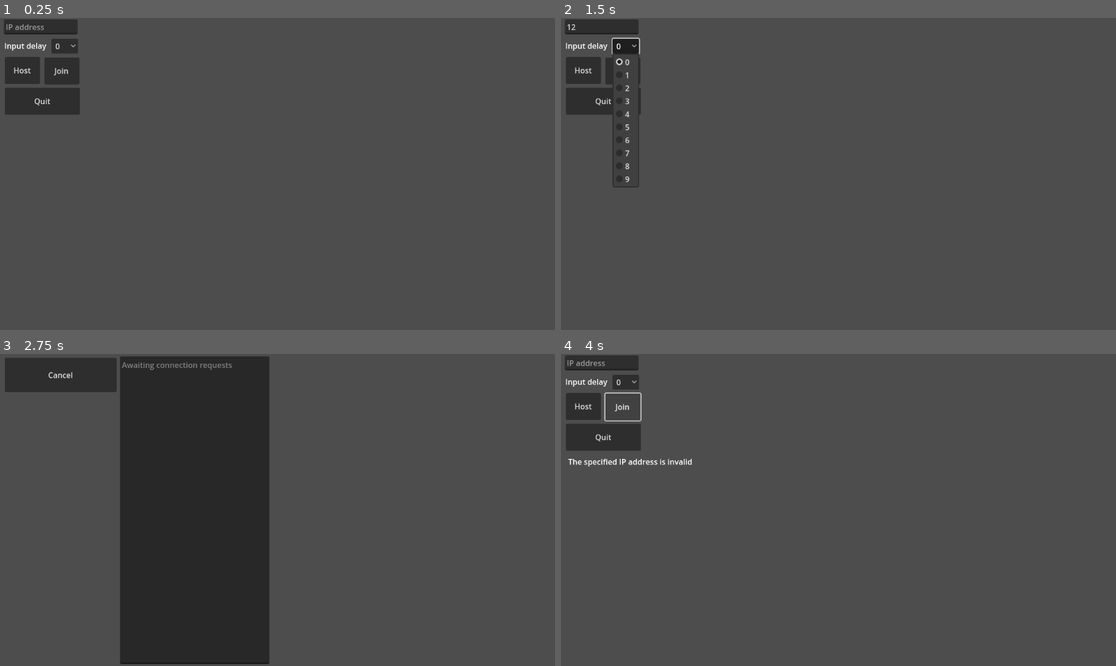
Above: before the commit, frames 1-4 (two rows, left to right).
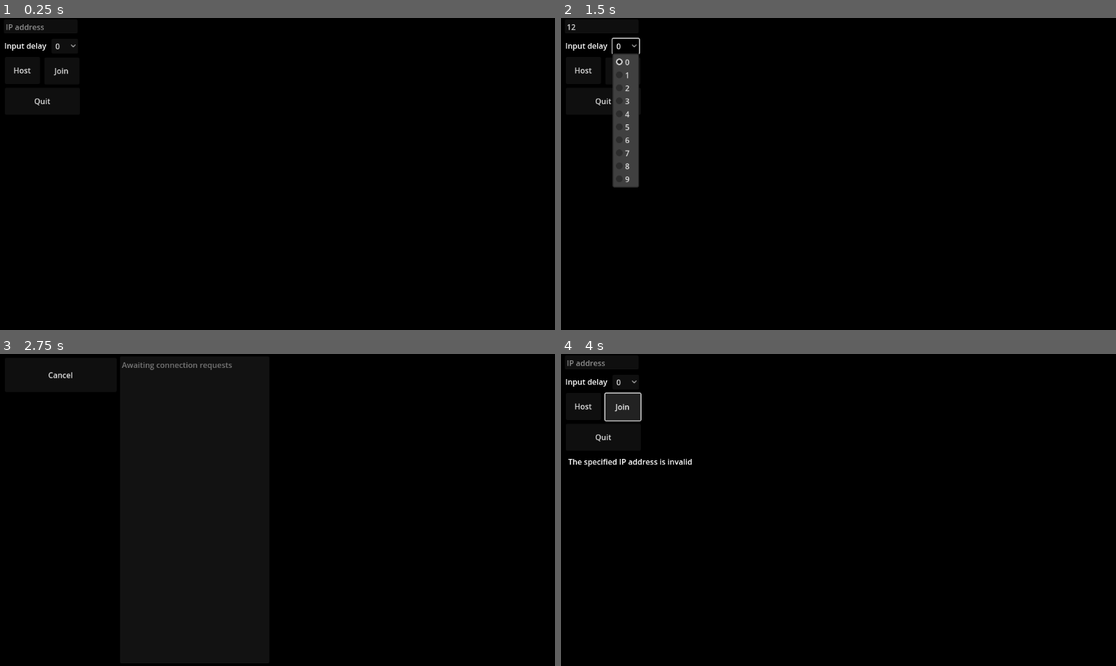
Above: after the commit, the same moments.

Repository: Stormvind/PeerToPeerPong
Game: Godot game, scene res://start_menu.tscn
Same seed, same stepped clock (60 frames per second), same inputs: the game is played once before the commit and once after it.
Inputs (mouse positions are in pixels of both pictures, inside the frame that each line leads up to):
- Up to frame 1 (0.25 s): no input
- Up to frame 2 (1.5 s): click (599, 27) at 0.52 s; type "12" at 0.6 s; click "0" at 1.25 s
- Up to frame 3 (2.75 s): click "Host" at 2 s
- Up to frame 4 (4 s): click "Cancel" at 2.75 s; click "Join" at 3.5 s

The runs differ from the first frame. In frame 1, 100% of the frame differs, in the area x 0-100%, y 0-100%; in frame 2, 98%; in frame 3, 74%; in frame 4, 100%.

Commit message:
Fixed the error that occurred when the two computers had different input delays. However, desynchs still occur (one moves more than the other)

Diff:
--- a/pong.gd
+++ b/pong.gd
@@ -9,8 +9,8 @@
 var average_latency : int = 0;
 var label_latency : Label;
 var label_timer : Label;
-# A value of 5 means that every fifth frame, the computer that's ahead of the other
-# is allowed to pause for a frame to synchronise
+# The higher this value is, the more frames must elapse before the computer
+# that is ahead of the other can again wait for a frame to resynchronise
 var synchronisation_interval : int = 5;
 var local_frame_aheadness : int = 0;
 var latest_integral_frame : int = 0;
@@ -23,15 +23,23 @@
 func _ready():
 	label_timer = $Label_Timer;
 	label_latency = $Label_Latency;
-	RenderingServer.set_default_clear_color(Color(0,0,0))
 	transscenic = $"/root/Transscenic_Variables";
 	input_delay = transscenic.input_delay;
+	var current_timestamp : int = Time.get_ticks_msec();
 	for i in range(0, input_delay + 1):
-		archive[i] = {
-			"local" : {"frame" : 0, "timestamp" : 0,
+		archive[i] = \
+		{
+			"local" : {"frame" : i, "timestamp" : current_timestamp,
 			"inputs" : {"up" : false, "down" : false}},
-			"remote" : {"confirmed" : true, "frame" : 0, "timestamp" : 0,
+			"remote" : {"confirmed" : false, "frame" : i, "timestamp" : 0,
 			"inputs" : {"up" : false, "down" : false}}
+		};
+		unconfirmed_requests[i] = \
+		{
+			"frame" : archive[i].local.frame,
+			"timestamp" : archive[i].local.timestamp,
+			"inputs" : {"down" : archive[i].local.inputs.down,
+						"up" : archive[i].local.inputs.up}
 		};
 
 func _draw() -> void:
@@ -113,7 +121,8 @@
 	{
 		"frame" : archive[current_frame + input_delay].local.frame,
 		"timestamp" : archive[current_frame + input_delay].local.timestamp,
-		"inputs" : archive[current_frame + input_delay].local.inputs
+		"inputs" : {"down" : archive[current_frame + input_delay].local.inputs.down,
+					"up" : archive[current_frame + input_delay].local.inputs.up}
 	};
 	for key in unconfirmed_requests:
 		message_to_send.requests.append(unconfirmed_requests[key]);
@@ -128,7 +137,7 @@
 	# Check for game end conditions: Connection timeout and draw ending due to game time elapsing
 	if current_frame >= (latest_integral_frame + 120):
 		End_Game("Connection failure");
-	if current_frame >= 5941:
+	if current_frame >= 5940:
 		End_Game("Draw");
 	current_frame += 1;
 # Process a frame by reading its inputs and changing the game state based on them
@@ -166,4 +175,7 @@
 
 func End_Game(message : String):
 	transscenic.game_over_text = message;
+	if transscenic.is_host:
+		transscenic.server.stop();
+	transscenic.connection.close();
 	get_tree().change_scene_to_file("res://game_over.tscn");
--- a/project.godot
+++ b/project.godot
@@ -20,6 +20,10 @@
 
 Transscenic_Variables="*res://transscenic_variables.gd"
 
+[display]
+
+window/vsync/vsync_mode=0
+
 [input]
 
 up={
@@ -37,3 +41,4 @@
 
 renderer/rendering_method="gl_compatibility"
 renderer/rendering_method.mobile="gl_compatibility"
+environment/defaults/default_clear_color=Color(0, 0, 0, 1)
